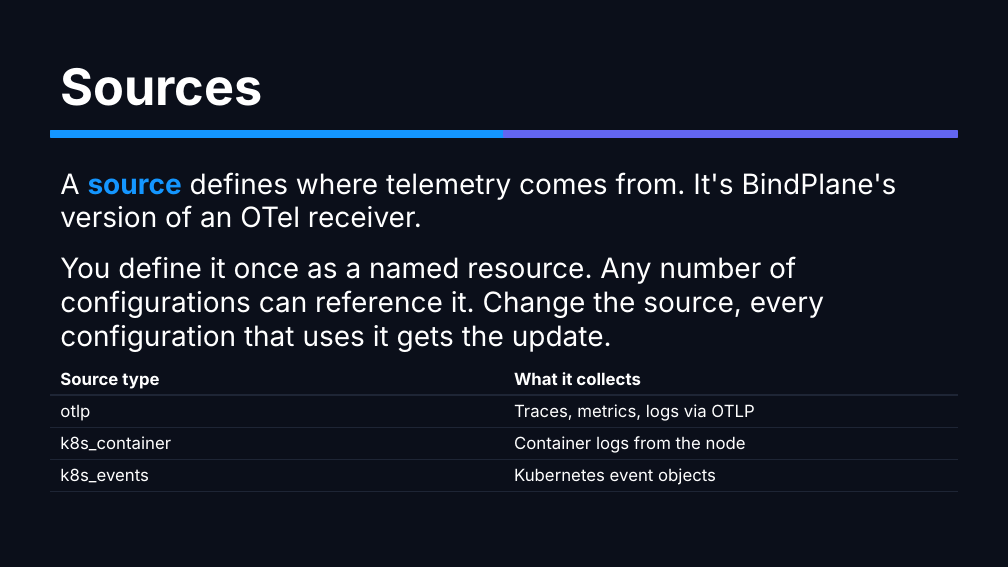
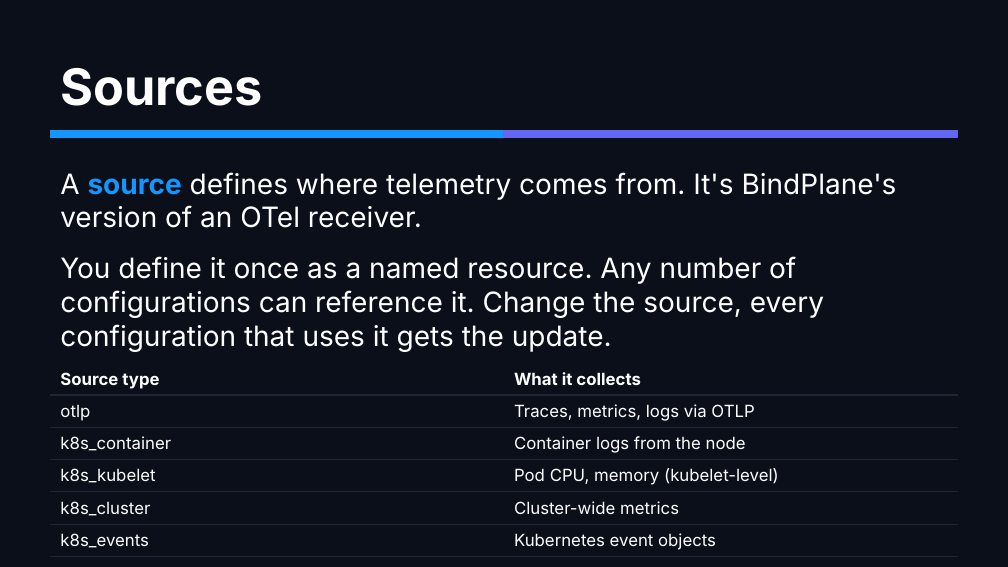
Before and after one commit to mreider/astroshop-bindplane-labs, a slide deck: slide 13 of docs/bindplane-primer/bindplane-primer.pptx. Drawn at 1008x567 pixels with LibreOffice and Linux fonts; fonts in the diff are those of the drawing. Boxes give left, top, right and bottom in pixels: in the first picture for what was removed or moved away, otherwise in the second. Text is boxed around its words. In the diff, an @@ line names an element or a change of style, - is before the commit and + after.

```diff
--- a/docs/bindplane-primer/bindplane-primer.pptx
+++ b/docs/bindplane-primer/bindplane-primer.pptx
@@ table at [50,363,958,554] @@
+row 4: k8s_kubelet | Pod CPU, memory (kubelet-level)
+row 5: k8s_cluster | Cluster-wide metrics
```
Also in this commit, not shown: 5 other slides changed, 1 slide added, 2 slides removed, 1 other file.
